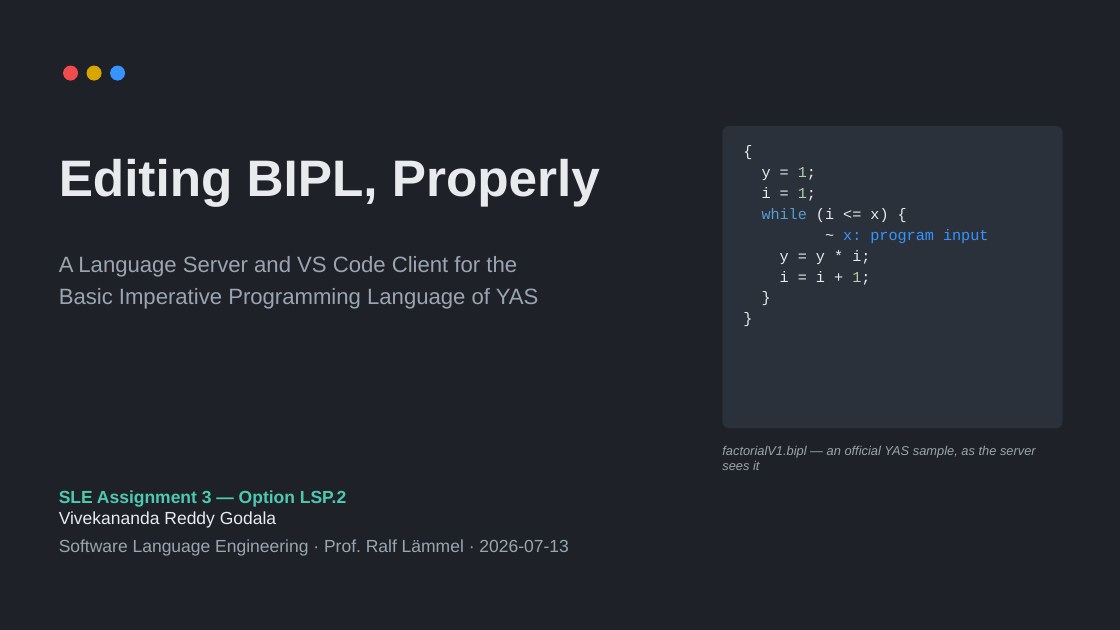
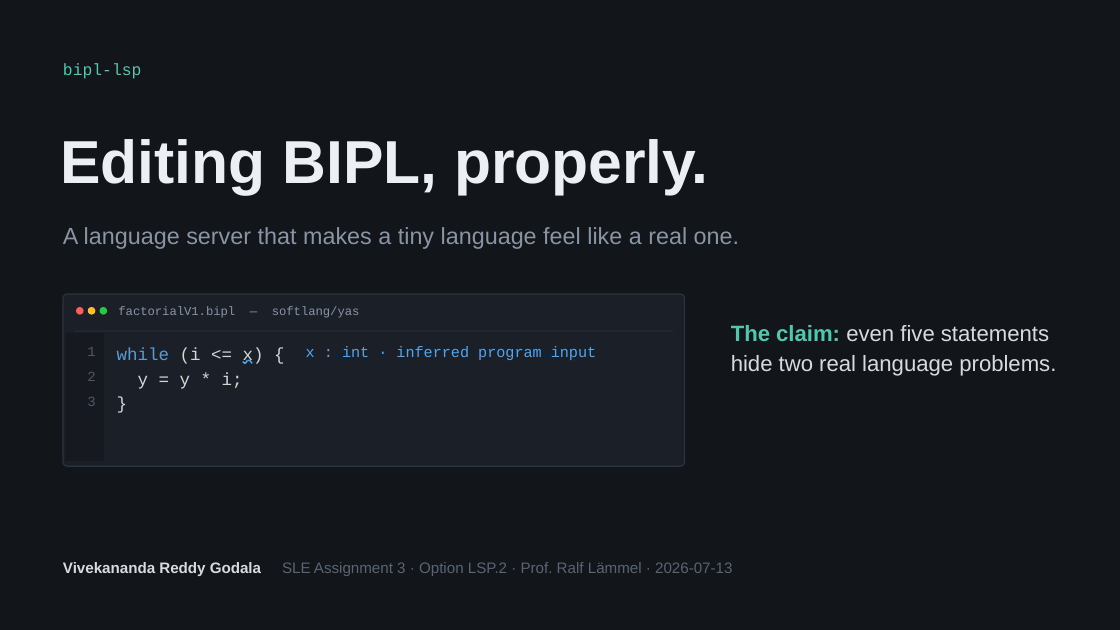
Before and after one commit to VivekanandaReddy3/sle-bipl-lsp, a slide deck: slide 1 of SLE_LSP_Vivekananda.pptx. Drawn at 1120x630 pixels with LibreOffice and Linux fonts; fonts in the diff are those of the drawing. Boxes give left, top, right and bottom in pixels: in the first picture for what was removed or moved away, otherwise in the second. Text is boxed around its words. In the diff, an @@ line names an element or a change of style, - is before the commit and + after.

Commit message:
Redesign slides: editor-authentic theme with rendered diagnostics

```diff
--- a/SLE_LSP_Vivekananda.pptx
+++ b/SLE_LSP_Vivekananda.pptx
@@ background #1E2228 to #12151A @@
@@ ellipse removed at (63,66,78,81) @@
@@ text added at (63,63,141,79), 14 pt, text #4EC9B0 @@
+bipl-lsp
@@ ellipse removed at (87,66,102,81) @@
@@ ellipse removed at (110,66,125,81) @@
@@ text at (60,139,709,195): text changed; size 44 to 52 pt; text colour #E8EAED to #ECEFF3 @@
-Editing BIPL, Properly
+Editing BIPL, properly.
@@ rounded rectangle removed at (723,126,1063,429) @@
@@ text removed at (762,167,988,285) @@
-{
-y = 1;
-i = 1;
-while (i <= x) {
-~ x: program input
-y = y * i;
-i = i + 1;
-}
-}
@@ text added at (63,227,739,249), 20 pt, text #8A94A3 @@
+A language server that makes a tiny language feel like a real one.
@@ text removed at (59,256,539,309) @@
-A Language Server and VS Code Client for the
-Basic Imperative Programming Language of YAS
@@ rounded rectangle added at (63,294,685,466), fill #1B2028, outline #2C333D 1 pt @@
@@ ellipse added at (76,307,84,314), fill #FF5F56 @@
@@ ellipse added at (87,307,95,314), fill #FFBD2E @@
@@ ellipse added at (100,307,108,314), fill #27C93F @@
@@ text added at (118,307,360,318), 10.5 pt, text #8A94A3 @@
+factorialV1.bipl — softlang/yas
@@ text added at (731,325,1056,376), 19 pt, text #D7DBE0 @@
+The claim: even five statements hide two real language problems.
@@ rectangle added at (66,333,104,461), fill #161A20 @@
@@ text added at (87,347,95,356), 12 pt, text #4E5866 @@
+1
@@ text added at (117,348,264,364), 15 pt, text #D4D4D4 @@
+while (i <= x) {
@@ text added at (306,346,596,360), 13 pt, text #4FA6F0 @@
+x : int · inferred program input
@@ text added at (87,372,95,381), 12 pt, text #4E5866 @@
+2
@@ text added at (138,373,243,389), 15 pt, text #D4D4D4 @@
+y = y * i;
@@ line added from (243, 361) to (245, 364), #4FA6F0 1.25 pt @@
@@ line added from (245, 364) to (248, 360), #4FA6F0 1.25 pt @@
@@ line added from (248, 360) to (250, 360), #4FA6F0 1.25 pt @@
@@ line added from (250, 360) to (252, 364), #4FA6F0 1.25 pt @@
@@ text added at (87,397,95,406), 12 pt, text #4E5866 @@
+3
@@ text added at (117,392,666,418), 15 pt, text #D4D4D4 @@
+}
@@ text removed at (722,446,1036,470) @@
-factorialV1.bipl — an official YAS sample, as the server sees it
@@ text at (63,562,732,576): text changed; size 15 to 13 pt; text colour #9AA5B1 to #5A6472 @@
-SLE Assignment 3 — Option LSP.2
-Vivekananda Reddy Godala
-Software Language Engineering · Prof. Ralf Lämmel · 2026-07-13
+Vivekananda Reddy Godala SLE Assignment 3 · Option LSP.2 · Prof. Ralf Lämmel · 2026-07-13
```
Also in this commit, not shown: 4 other slides changed, 3 slides added, 3 slides removed, 2 other files.
